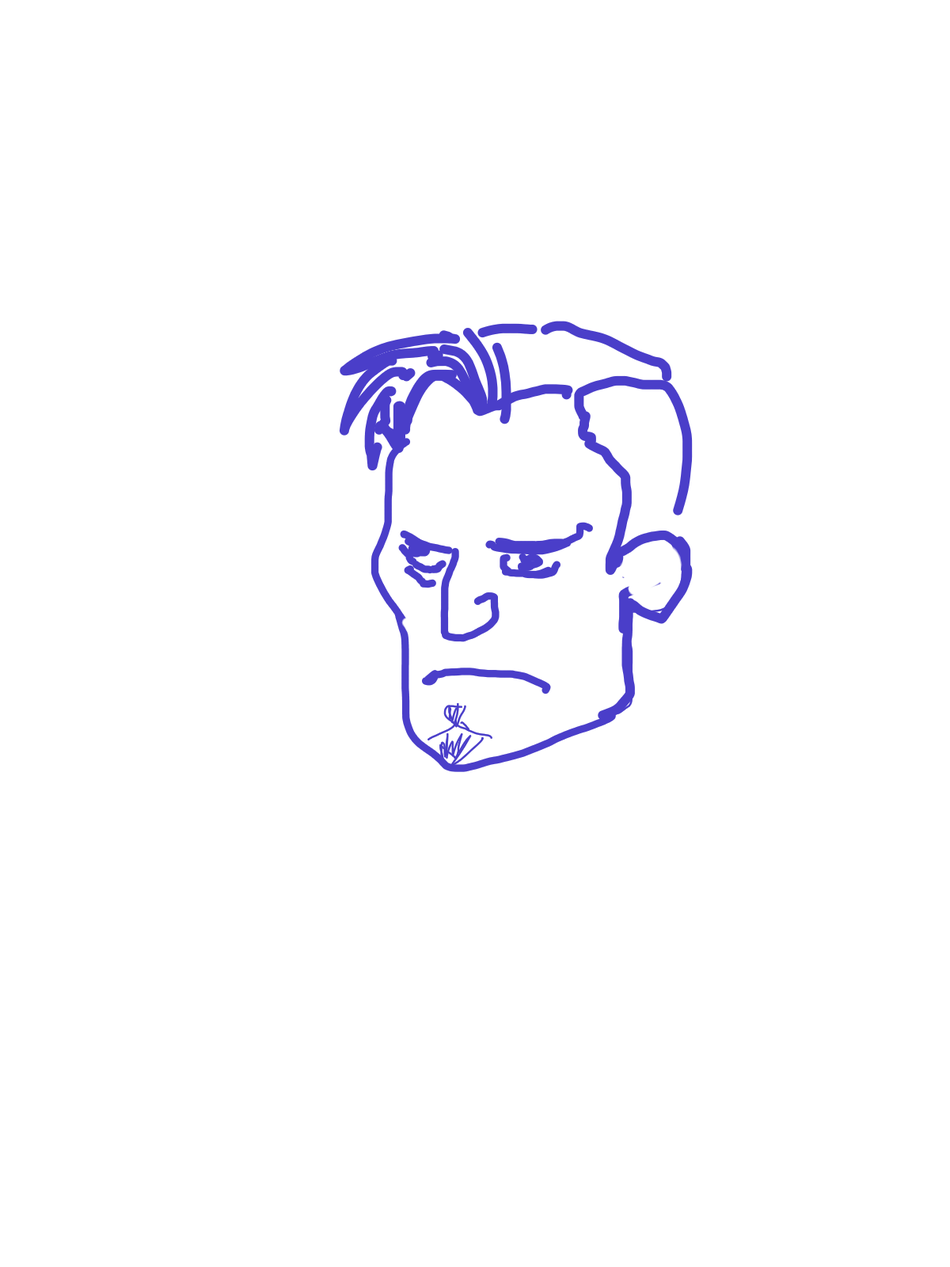
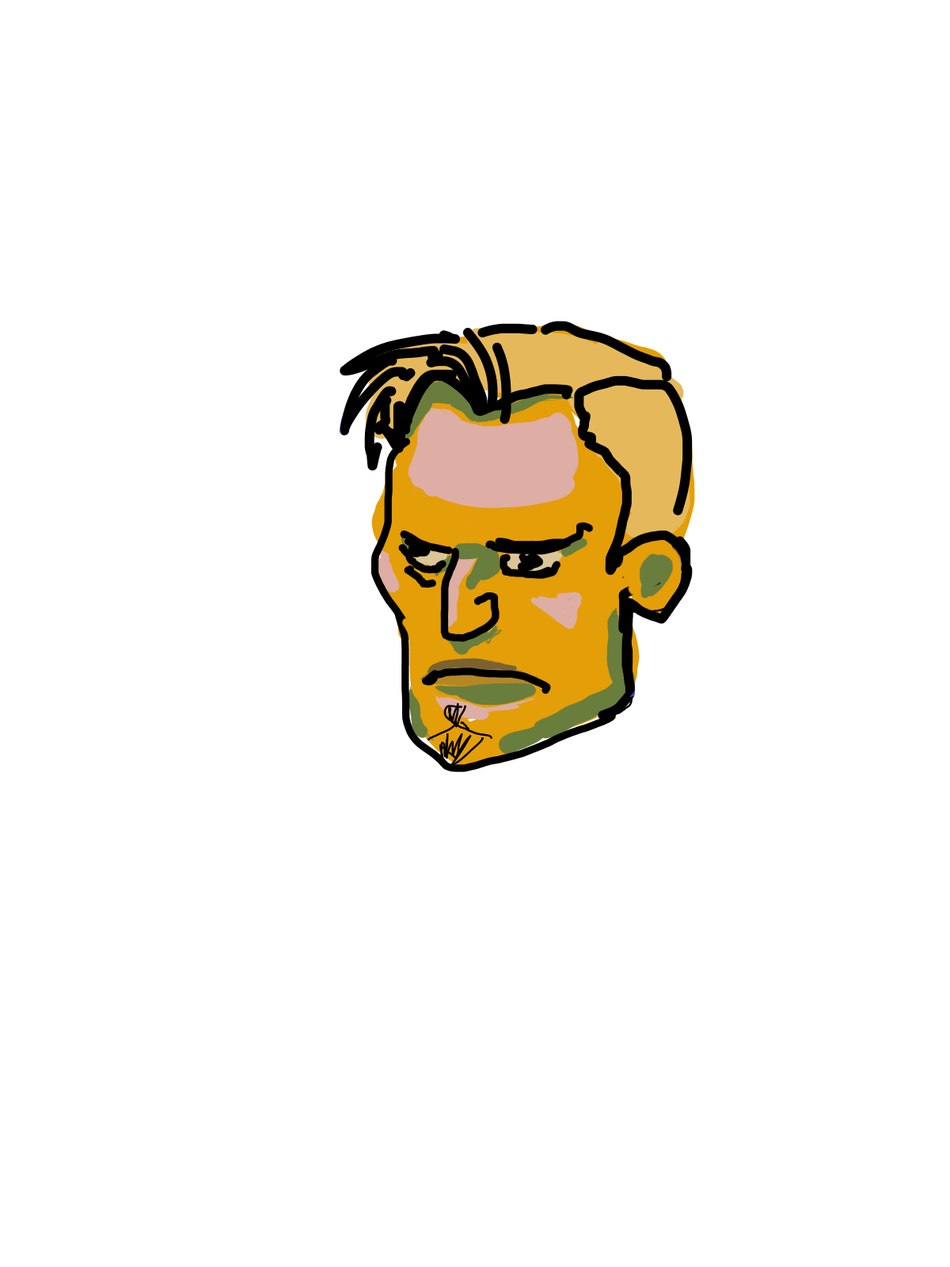
Two versions of the same layered image (950 x 1267). Layer-by-layer changes:
renamed "Layer 1" to "Outline", painted on it over [339, 320, 696, 772]
added layer "Color" above "Background" over [354, 320, 696, 772]
